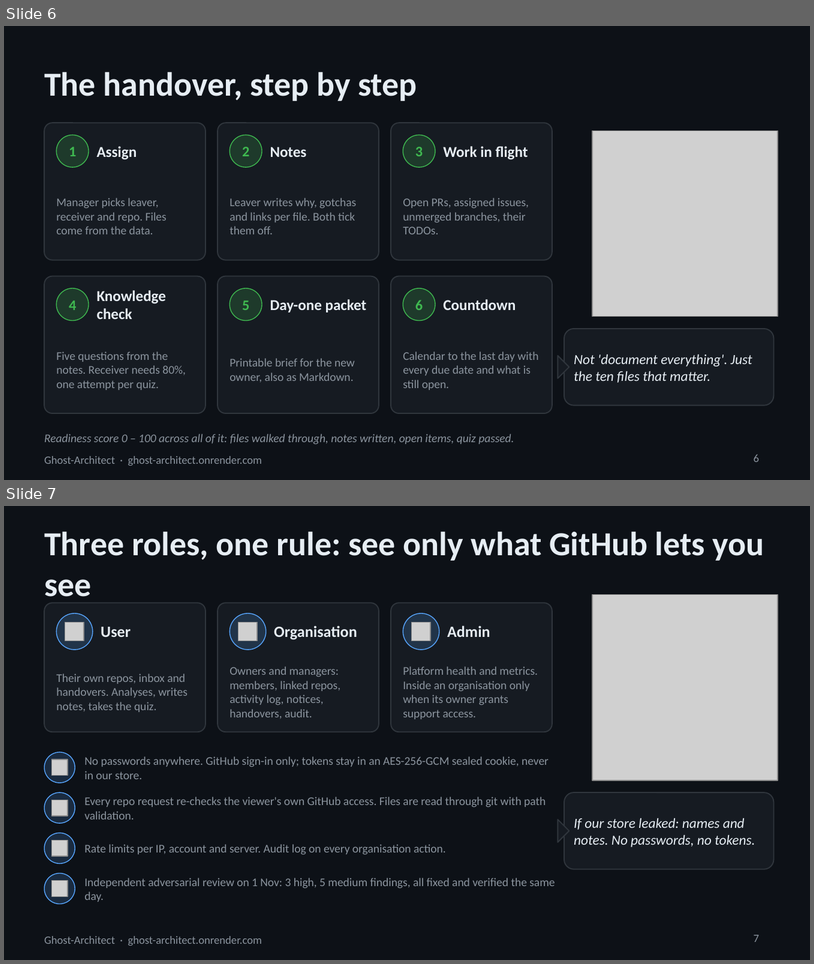
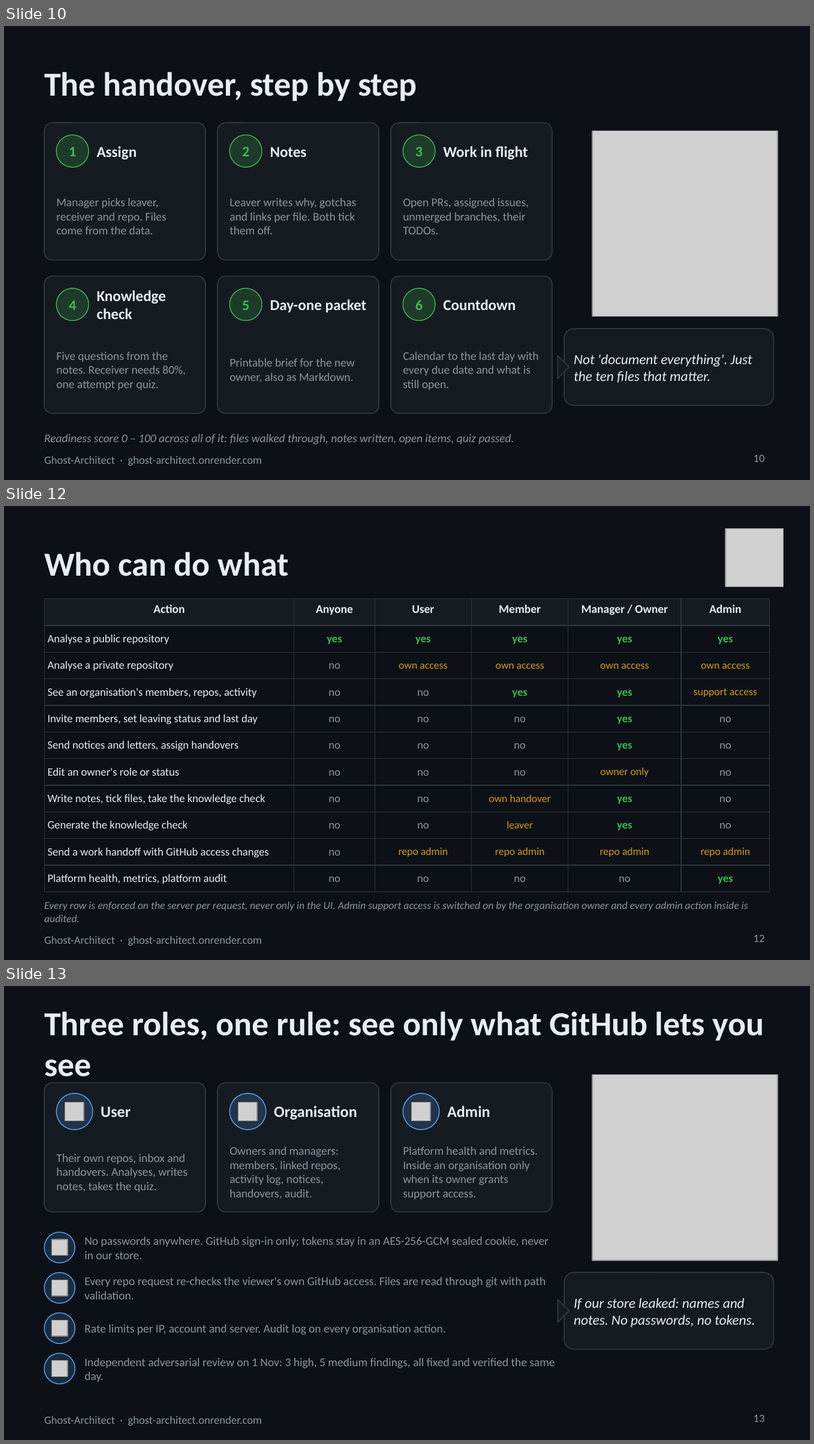
Before and after one commit to yabhinav1/ghost-architect, a slide deck: docs/Ghost-Architect-overview.pptx. Shown one above the other, each under a label of ours: slides 6 and 7 before the commit, slides 10, 12 and 13 after it; the slides between them are not shown. The pictures are 814x964 and 814x1444 pixels, drawn with LibreOffice and Linux fonts; fonts in the diff are those of the drawing; grey boxes stand for pictures. Boxes give left, top, right and bottom in pixels: in the first picture for what was removed or moved away, otherwise in the second. Text is boxed around its words. In the diff, an @@ line names an element or a change of style, - is before the commit and + after.

Commit message:
Deck: 19 slides with architecture, pipeline, explain engine, data model, handover intelligence, permissions matrix, security, email and GitHub actions, deployment and quality

```diff
--- a/docs/Ghost-Architect-overview.pptx
+++ b/docs/Ghost-Architect-overview.pptx
@@ slide 12 added at (4, 506, 810, 960), background #0D1117; not listed: 1 template element that a slide beside it also shows @@
@@ picture added at (726, 529, 784, 586) @@
@@ title added at (44, 552, 289, 576), 30 pt, text #E6EDF3, bold @@
+Who can do what
@@ table added at (44, 599, 770, 886), 11 rows, 6 columns @@
+Action | Anyone | User | Member | Manager / Owner | Admin
+Analyse a public repository | yes | yes | yes | yes | yes
+Analyse a private repository | no | own access | own access | own access | own access
+See an organisation's members, repos, activity | no | no | yes | yes | support access
+Invite members, set leaving status and last day | no | no | no | yes | no
+Send notices and letters, assign handovers | no | no | no | yes | no
+Edit an owner's role or status | no | no | no | owner only | no
+Write notes, tick files, take the knowledge check | no | no | own handover | yes | no
+Generate the knowledge check | no | no | leaver | yes | no
+Send a work handoff with GitHub access changes | no | repo admin | repo admin | repo admin | repo admin
+Platform health, metrics, platform audit | no | no | no | no | yes
@@ text added at (44, 901, 749, 922), 9.5 pt, text #8B949E, italic @@
+Every row is enforced on the server per request, never only in the UI. Admin support access is switched on by the organisation owner and every admin action inside is audited.
@@ page number added at (754, 934, 765, 942), 10 pt, text #8B949E @@
+12
@@ what was slide 6 is now slide 10 @@
@@ page number at (754, 454, 765, 462): text changed @@
-6
+10
@@ what was slide 7 is now slide 13 @@
@@ page number at (754, 1414, 765, 1422): text changed @@
-7
+13
```
Also in this commit, not shown: 8 other slides added, 1 other file.
